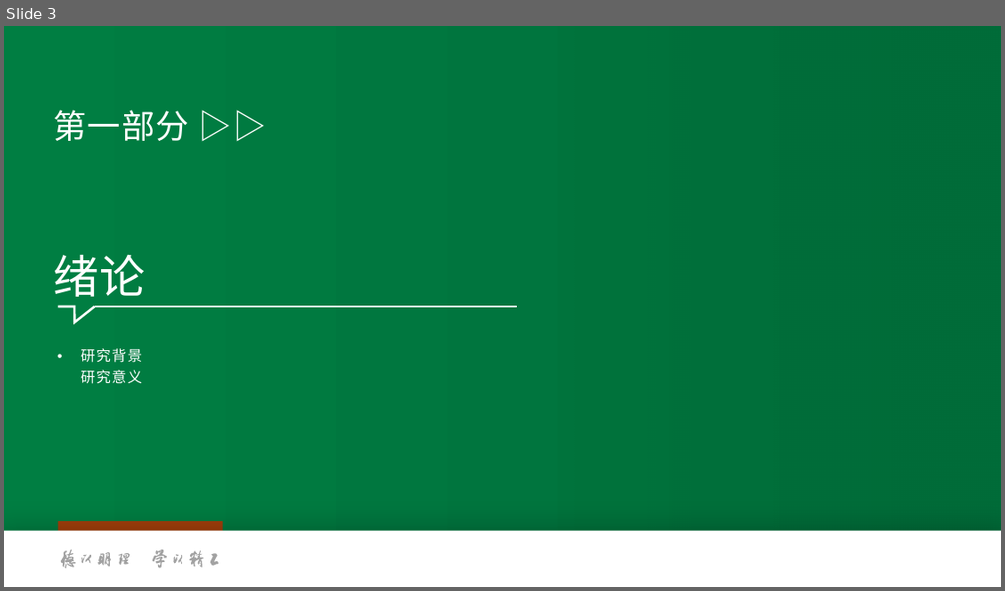
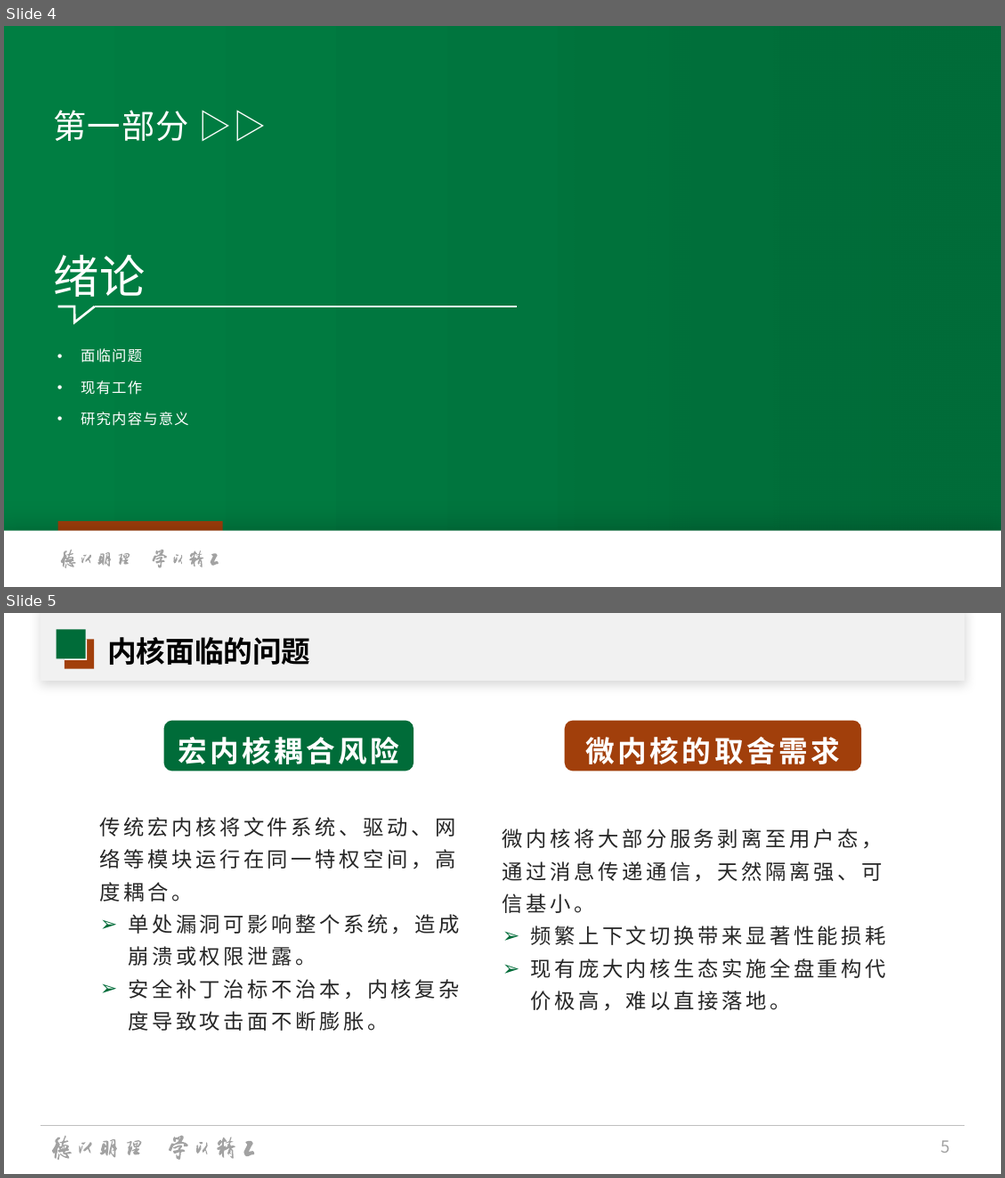
Before and after one commit to hhhjjjcc112/AsyncAlien, a slide deck: docs/graduation/论文/论文答辩/论文答辩.pptx. Shown one above the other, each under a label of ours: slide 3 before the commit, slides 4 and 5 after it. The pictures are 1005x591 and 1005x1178 pixels, drawn with LibreOffice and Linux fonts; fonts in the diff are those of the drawing; background and template pictures are left out. Boxes give left, top, right and bottom in pixels: in the first picture for what was removed or moved away, otherwise in the second. Text is boxed around its words. In the diff, an @@ line names an element or a change of style, - is before the commit and + after.

```diff
--- a/docs/graduation/论文/论文答辩/论文答辩.pptx
+++ b/docs/graduation/论文/论文答辩/论文答辩.pptx
@@ slide 5 added at box(4, 613, 1001, 1174), background #FFFFFF @@
@@ rectangle added at box(40, 613, 964, 681), fill #FFFFFF @@
@@ rectangle added at box(40, 613, 964, 681), fill #A2A2A2 at 15% opacity @@
@@ rectangle added at box(57, 629, 86, 658), fill #006C39 @@
@@ rectangle added at box(65, 639, 94, 668), fill #A13F0B @@
@@ rectangle added at box(65, 639, 87, 660), fill #FFFFFF @@
@@ title added at box(107, 637, 310, 665), 28 pt, text #000000, bold @@
+内核面临的问题
@@ rounded rectangle added at box(164, 721, 413, 771), fill #006C39, 28 pt, text #FFFFFF, bold @@
+宏内核耦合风险
@@ rounded rectangle added at box(565, 721, 862, 771), fill #A13F0B, 28 pt, text #FFFFFF, bold @@
+微内核的取舍需求
@@ text added at box(100, 817, 460, 1030), 20 pt, text #262626 @@
+传统宏内核将文件系统、驱动、网络等模块运行在同一特权空间，高度耦合。
+➢ 单处漏洞可影响整个系统，造成崩溃或权限泄露。
+➢ 安全补丁治标不治本，内核复杂度导致攻击面不断膨胀。
@@ text added at box(502, 828, 887, 1011), 20 pt, text #262626 @@
+微内核将大部分服务剥离至用户态，通过消息传递通信，天然隔离强、可信基小。
+➢ 频繁上下文切换带来显著性能损耗
+➢ 现有庞大内核生态实施全盘重构代价极高，难以直接落地。
@@ line added from (40, 1126) to (965, 1126), #BFBFBF 0.5 pt @@
@@ group added at box(52, 1135, 255, 1159): 16 freeform shapes @@
@@ page number added at box(940, 1140, 949, 1152), 16 pt, text #A2A2A2 @@
+5
@@ what was slide 3 is now slide 4 @@
@@ slide 4 changed as well @@
@@ text at box(81, 348, 188, 426): text changed @@
-• 研究背景
-  研究意义
+• 面临问题
+• 现有工作
+• 研究内容与意义
```
Also in this commit, not shown: 5 other slides changed, 12 other slides added, 58 slides removed, 4 other files.
